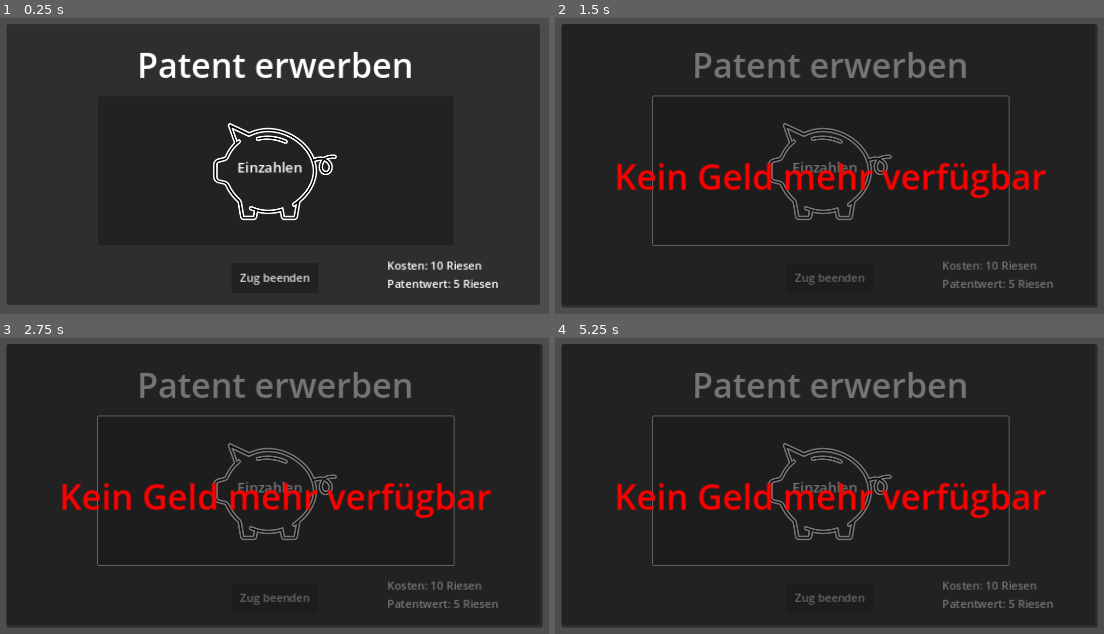
Above: before the commit, frames 1-4 (two rows, left to right).
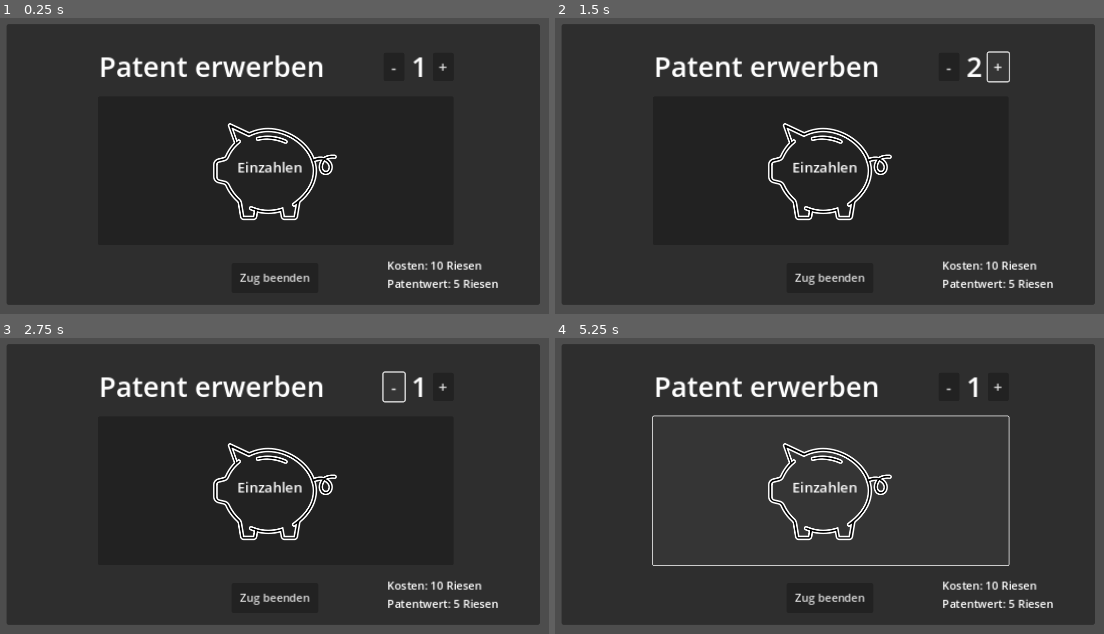
Above: after the commit, the same moments.

Repository: hfxbse/mparty
Game: Godot game, scene res://patent_office/patent_office.tscn
Same seed, same stepped clock (60 frames per second), same inputs: the game is played once before the commit and once after it. This scene is started directly instead of the project's main scene.
Inputs (mouse positions are in pixels of both pictures, inside the frame that each line leads up to):
- Up to frame 1 (0.25 s): no input
- Up to frame 2 (1.5 s): click (829, 171) at 0.5 s; click (999, 68) at 1.25 s, where only the run after the commit has a clickable "+"
- Up to frame 3 (2.75 s): click (395, 388) at 2 s, where only the run after the commit has a clickable "-"
- Up to frame 4 (5.25 s): click (829, 491) at 2.75 s; click (999, 388) at 3.5 s, where only the run after the commit has a clickable "+"; click (950, 388) at 4.25 s, where only the run after the commit has a clickable "-"; click (829, 491) at 5 s

The runs differ from the first frame. In frame 1, 2.3% of the frame differs, in the area x 18-82%, y 11-21%; in frame 2, 9.0%; in frame 3, 8.9%; in frame 4, 9.9%, in the area x 1-99%, y 2-98%.
Error after the commit: Invalid access to property or key 'riesen' on a base object of type 'Nil'. (res://patent_office/patent_office.gd:16)

Commit message:
Add patent_office transactions

Diff:
--- a/map/field_types/patent_office/patent_office.gd
+++ b/map/field_types/patent_office/patent_office.gd
@@ -6,5 +6,5 @@
 	print("Patent_Office Triggered")
 	var patent_office = preload("res://patent_office/patent_office.tscn").instantiate()
 	add_child(patent_office)
-	var is_done = await patent_office.patent_office_done
+	var is_done = await patent_office.start_transaction(player)
 	remove_child(patent_office)
--- a/patent_office/patent_office.gd
+++ b/patent_office/patent_office.gd
@@ -1,35 +1,46 @@
 extends CanvasLayer
 
-@onready var panelNoMoney = $patentOfficeLabel/MoneyPanel
-@onready var noMoneyLabel = $patentOfficeLabel/MoneyPanel/NoMoney
+@onready var no_money_panel = $patentOfficeLabel/MoneyPanel
+@onready var no_money_label = $patentOfficeLabel/MoneyPanel/NoMoney
+@onready var patent_count_label = $patentOfficeLabel/PatentCountLabel
+
+var player: Player
+var cost_of_patent = 10
+var patent_value = 5
+var patent_count = 1
 
 signal patent_office_done(done: bool)
 
-# Called when the node enters the scene tree for the first time.
-func _ready():
-	pass # Replace with function body.
+
+func _on_patent_yes_pressed():
+	if player.riesen < patent_count * cost_of_patent:
+		no_money_label.add_theme_color_override("font_color", Color(1,0,0))
+		no_money_panel.visible=true
+		await get_tree().create_timer(1.5).timeout
+		no_money_panel.visible=false
+	else:
+		player.riesen -= patent_count * cost_of_patent
+		player.patente += patent_count
+		patent_office_done.emit(true)
 
 
-# Called every frame. 'delta' is the elapsed time since the previous frame.
-func _process(delta):
-	pass
+func start_transaction(player: Player):
+	self.player = player
 
+	return await patent_office_done
 
-func _on_patent_yes_pressed():
-	#buy patent communication with patent and money storage
-	var moneyLeft = 0;
-	var kost_of_patent = 10
-	var patent_value = 5
-
-	#get money and patent, money-10, patent+10
-
-	if (moneyLeft==0):
-		noMoneyLabel.add_theme_color_override("font_color", Color(1,0,0))
-		panelNoMoney.visible=true;
-		await get_tree().create_timer(1.5).timeout
-		#end turn
-	patent_office_done.emit(true)
 
 func _on_end_turn_pressed():
 	patent_office_done.emit(true)
-	# Replace with function body.
+
+
+func _on_add_button_pressed():
+	patent_count += 1
+	patent_count_label.text = str(patent_count)
+	print(patent_count)
+
+
+func _on_subtract_button_pressed():
+	patent_count -= 1
+	patent_count_label.text = str(patent_count)
+	print(patent_count)
--- a/patent_office/patent_office.tscn
+++ b/patent_office/patent_office.tscn
@@ -19,20 +19,46 @@
 grow_horizontal = 2
 grow_vertical = 2
 
-[node name="Label" type="Label" parent="patentOfficeLabel"]
+[node name="AddButton" type="Button" parent="patentOfficeLabel"]
+layout_mode = 0
+offset_left = 614.0
+offset_top = 41.0
+offset_right = 644.0
+offset_bottom = 80.0
+theme_override_font_sizes/font_size = 22
+text = "+"
+
+[node name="PatentCountLabel" type="Label" parent="patentOfficeLabel"]
+layout_mode = 0
+offset_left = 583.0
+offset_top = 33.0
+offset_right = 623.0
+offset_bottom = 105.0
+theme_override_font_sizes/font_size = 40
+text = "1"
+
+[node name="SubtractButton" type="Button" parent="patentOfficeLabel"]
+offset_left = 543.0
+offset_top = 41.0
+offset_right = 573.0
+offset_bottom = 80.0
+theme_override_font_sizes/font_size = 22
+text = "-"
+
+[node name="TitleLabel" type="Label" parent="patentOfficeLabel"]
 layout_mode = 1
 anchors_preset = -1
 anchor_left = 0.042
 anchor_top = 0.062
 anchor_right = 0.964
 anchor_bottom = 0.287
-offset_left = 155.744
-offset_top = -1.048
-offset_right = -144.352
-offset_bottom = -20.948
+offset_left = 100.744
+offset_top = 7.952
+offset_right = -199.352
+offset_bottom = -11.948
 grow_horizontal = 2
 grow_vertical = 2
-theme_override_font_sizes/font_size = 49
+theme_override_font_sizes/font_size = 40
 text = "Patent erwerben"
 
 [node name="PatentYes" type="Button" parent="patentOfficeLabel"]
@@ -94,5 +120,7 @@
 theme_override_font_sizes/font_size = 50
 text = "Kein Geld mehr verfügbar"
 
+[connection signal="pressed" from="patentOfficeLabel/AddButton" to="." method="_on_add_button_pressed"]
+[connection signal="pressed" from="patentOfficeLabel/SubtractButton" to="." method="_on_subtract_button_pressed"]
 [connection signal="pressed" from="patentOfficeLabel/PatentYes" to="." method="_on_patent_yes_pressed"]
 [connection signal="pressed" from="patentOfficeLabel/EndTurn" to="." method="_on_end_turn_pressed"]
